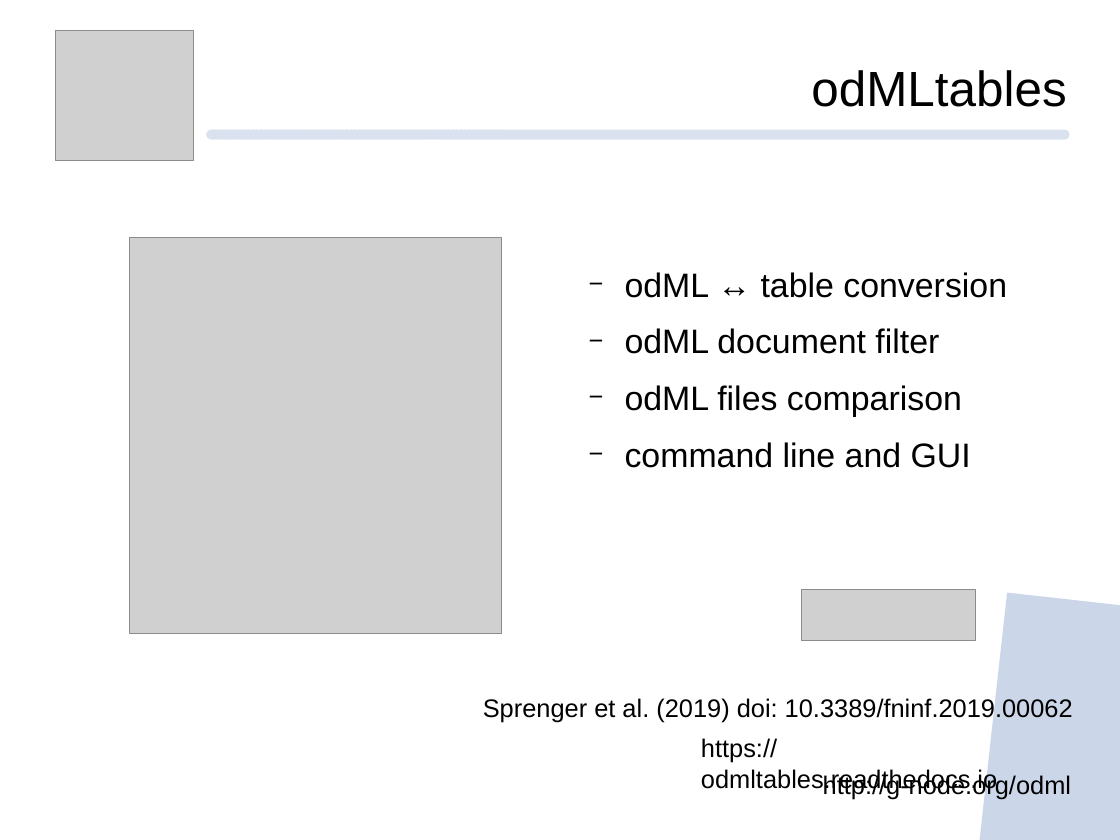
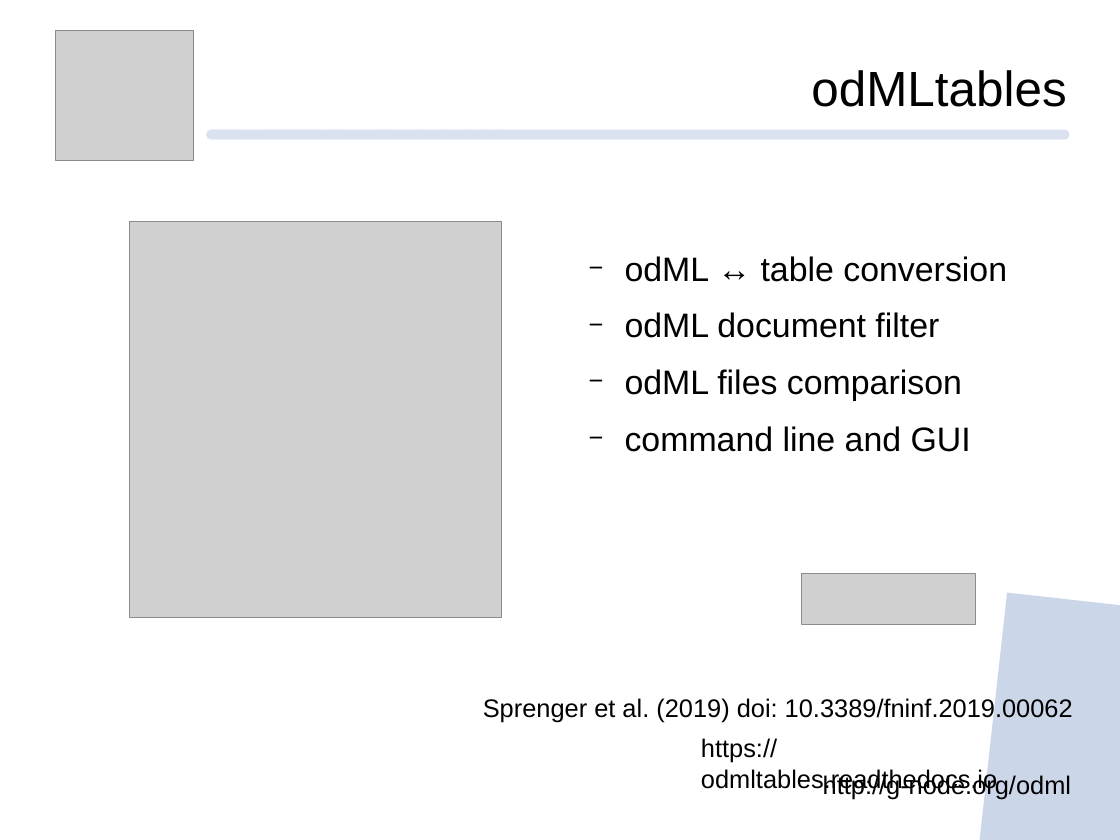
Before and after one commit to mpsonntag/prespost, a slide deck: slide 13 of 202009_BCCN_online/202009_BCCN_Online_conference.odp. Drawn at 1120x840 pixels with LibreOffice and Linux fonts; fonts in the diff are those of the drawing; grey boxes stand for pictures; background and template pictures are left out. Boxes give left, top, right and bottom in pixels: in the first picture for what was removed or moved away, otherwise in the second. Text is boxed around its words. In the diff, an @@ line names an element or a change of style, - is before the commit and + after.

```diff
--- a/202009_BCCN_online/202009_BCCN_Online_conference.odp
+++ b/202009_BCCN_online/202009_BCCN_Online_conference.odp
@@ 2 pictures, 1 text: place and size @@
-2 pictures, 1 text at [130, 237, 1007, 640]
+2 pictures, 1 text at [130, 222, 1007, 624]
```
Also in this commit, not shown: 4 other slides changed.
